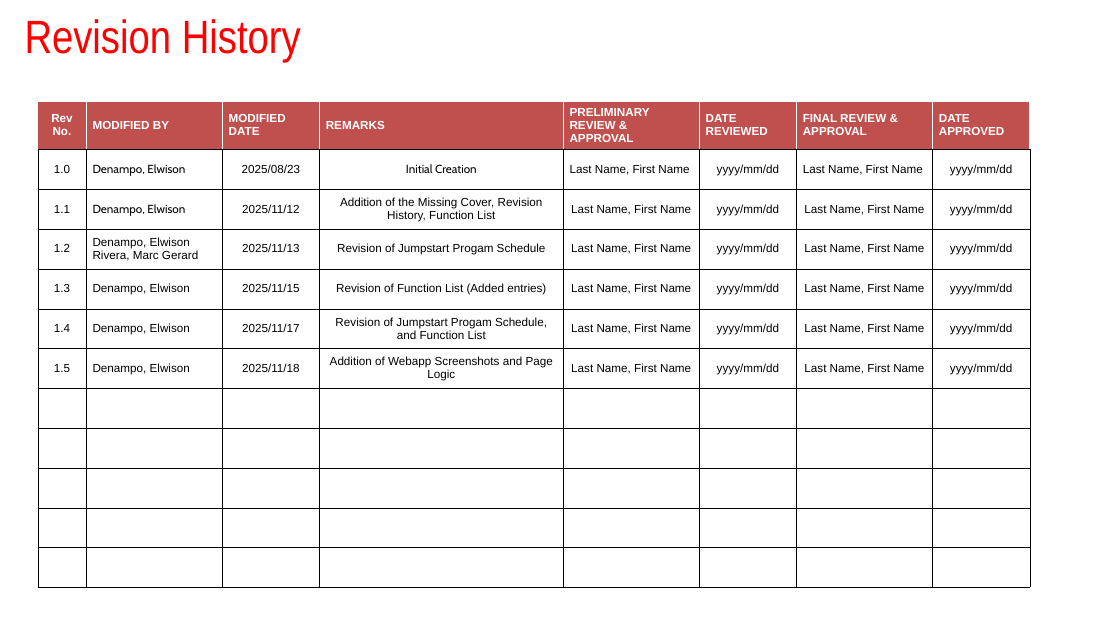
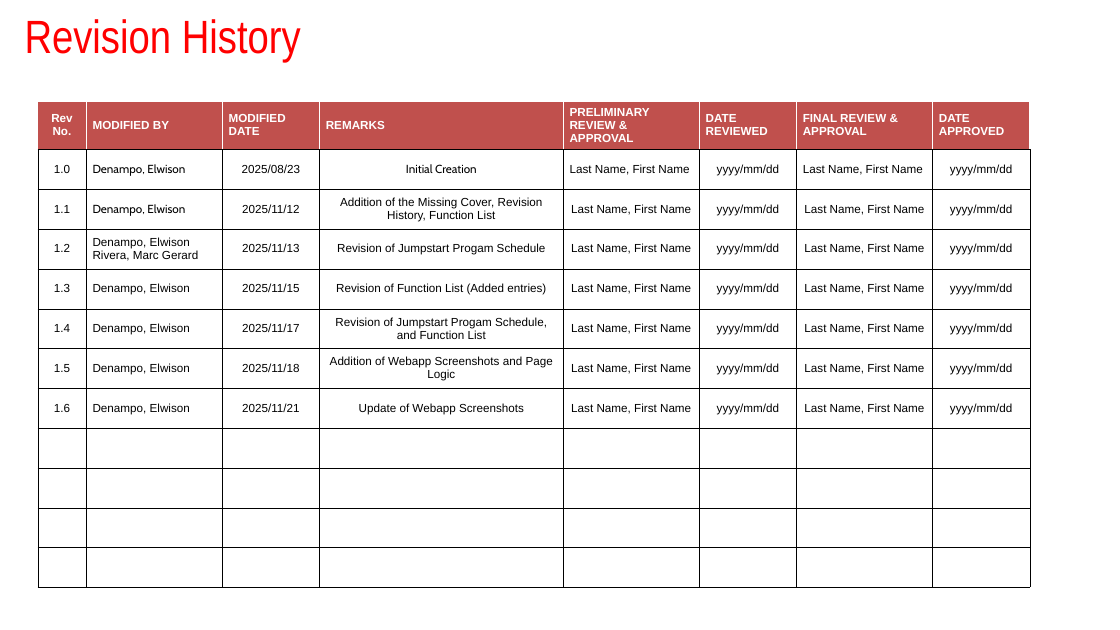
Before and after one commit to Erudi787/book-buddi, a slide deck: slide 2 of Documentation/High Level Design/Alliance Low Code Program_HLD_G6_BookBuddi.pptx. Drawn at 1120x630 pixels with LibreOffice and Linux fonts; fonts in the diff are those of the drawing; background and template pictures are left out. Boxes give left, top, right and bottom in pixels: in the first picture for what was removed or moved away, otherwise in the second. Text is boxed around its words. In the diff, an @@ line names an element or a change of style, - is before the commit and + after.

Commit message:
docs: updated Webapp Screenshotws

```diff
--- a/Documentation/High Level Design/Alliance Low Code Program_HLD_G6_BookBuddi.pptx
+++ b/Documentation/High Level Design/Alliance Low Code Program_HLD_G6_BookBuddi.pptx
@@ table at box(38, 101, 1029, 588) @@
+row 8: 1.6 | Denampo, Elwison | 2025/11/21 | Update of Webapp Screenshots | Last Name, First Name | yyyy/mm/dd | Last Name, First Name | yyyy/mm/dd
-row 12:  |  |  |  |  |  |  | 
```
Also in this commit, not shown: 9 other slides changed, 1 slide added, 2 slides removed.
